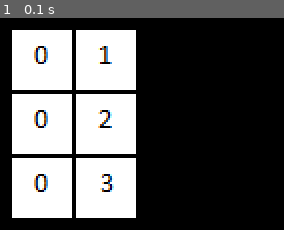
Above: before the commit, frame 1.
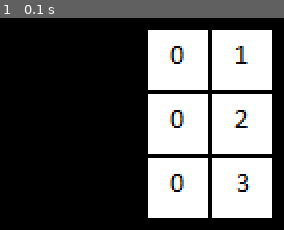
Above: after the commit, the same moment.

Repository: JoKeR0313/gamedev-000
Game: pygame game, started from game/tests/test_act_loader.py
Same seed, same stepped clock (60 frames per second), same inputs: the game is played once before the commit and once after it.
Inputs:
- Up to frame 1 (0.1 s): no input

The runs differ from the first frame. In frame 1, 71% of the frame differs, in the area x 4-96%, y 5-95%.

Commit message:
Position of TileObject computed while loading tile scene.

Diff:
--- a/game/cc_objects_file_loader.py
+++ b/game/cc_objects_file_loader.py
@@ -17,7 +17,6 @@
     def process_file(self, filename):
         try:
             self.load_file(filename)
-            print(filename)
         except:
             ccLogger.error('{} could not be loaded.'.format(filename))
             raise RuntimeError('{} could not be loaded.'.format(filename))
@@ -26,7 +25,6 @@
 
     def __process_config(self):
         sprites_files = self.get_field(field_name='filenames', mandatory=True, section_name='Config')
-        print("sprites_files: ",sprites_files)
         for spr_file in sprites_files:
             loader = None
             if '.sprites.json' in spr_file:
--- a/game/cc_tile_map_scene.py
+++ b/game/cc_tile_map_scene.py
@@ -22,15 +22,9 @@
         self.offset = loader.get_offset()
 
     def draw(self):
-        x = self.offset[0]
-        y = self.offset[1]
-        print("map:", self.map)
         for row in self.map:
             for obj in row:
-                x += obj.active_sprite.rectangle.width
-                obj.draw(ccGlobals.get_renderer(), x, y)
-            y += obj.active_sprite.rectangle.height
-            x = 0
+                obj.draw(ccGlobals.get_renderer())
 
     def step(self, time_passed):
         # for obj in self.object_list:
--- a/game/cc_tile_object.py
+++ b/game/cc_tile_object.py
@@ -15,9 +15,6 @@
     def load(self, obj_section):
         super().load(obj_section)
 
-    def draw(self, renderer, x, y):
-        self.active_sprite.draw(renderer, x, y)
-
     def copy(self):
         new_object = ccTileObject()
         self.fill(new_object)
--- a/game/cc_tile_scene_file_loader.py
+++ b/game/cc_tile_scene_file_loader.py
@@ -41,21 +41,22 @@
     def __process_object_sections(self):
         self.set_first_section()
         while self.next_section():
-            print("Current_section: ",self.current_section)
             if self.current_section == self.get_section("Map"):
-                for row in self.current_section["map"]:
+                raw_map = self.current_section["map"]
+                for y in range(len(raw_map)):
                     object_row = []
-                    for object_name in row:
-                        print("Object_name: ", object_name)
-                #        set object pos based on where you are in the map
-                        object_row.append(self.objects_dict[object_name].copy())
-                    print("object_row: ",object_row)
+                    for x in range(len(raw_map[y])):
+                        obj = self.objects_dict[raw_map[y][x]].copy()
+                        sprite_width = obj.active_sprite.rectangle.width
+                        sprite_height = obj.active_sprite.rectangle.height
+                        obj.position.x = x * sprite_width + self.offset[0]
+                        obj.position.y = y * sprite_height + self.offset[1]
+                        object_row.append(obj)
                     self.map.append(object_row)
             else:
                 for name in self.current_section:
                     if name != "map":
                         self.objects_dict[name] = ccObjectManager.create_object(self.current_section[name])
-                        print("objects_dict: ",self.objects_dict)
     def get_map(self):
         return self.map
 
--- a/game/resources/tile_scenes/test.tilescene.json
+++ b/game/resources/tile_scenes/test.tilescene.json
@@ -1,7 +1,7 @@
 {
   "Config": {
     "filenames": ["test.newobjects.json"],
-    "offset_x": 0,
+    "offset_x": 100,
     "offset_y": 350
   },
   "tile_objects": {
